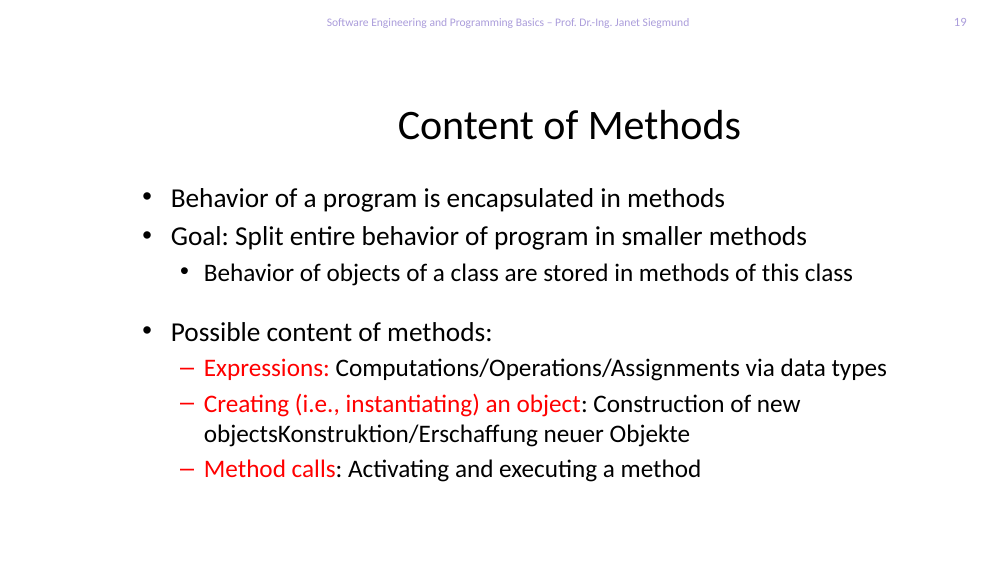
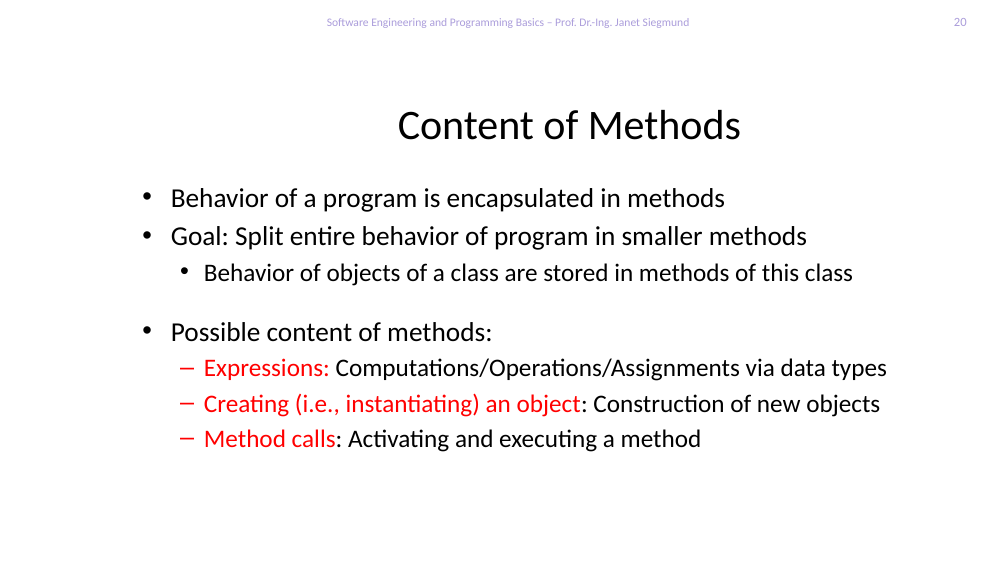
Before and after one commit to feigensp/lehre, a slide deck: slide 20 of se_prog/slides/02_DatatypesExpressionsMethods.pptx (slide 19 before the commit). Drawn at 1008x567 pixels with LibreOffice and Linux fonts; fonts in the diff are those of the drawing; background and template pictures are left out. Boxes give left, top, right and bottom in pixels: in the first picture for what was removed or moved away, otherwise in the second. Text is boxed around its words. In the diff, an @@ line names an element or a change of style, - is before the commit and + after.

```diff
--- a/se_prog/slides/02_DatatypesExpressionsMethods.pptx
+++ b/se_prog/slides/02_DatatypesExpressionsMethods.pptx
@@ page number at [954,18,967,26]: text changed @@
-19
+20
@@ text at [204,393,880,417]: text changed; text colour #000000 to #FF0000 @@
-  – Creating (i.e., instantiating) an object: Construction of new objectsKonstruktion/Erschaffung neuer Objekte
+  – Creating (i.e., instantiating) an object: Construction of new objects
```
Also in this commit, not shown: 6 other slides changed, 1 slide added, 1 slide removed.
